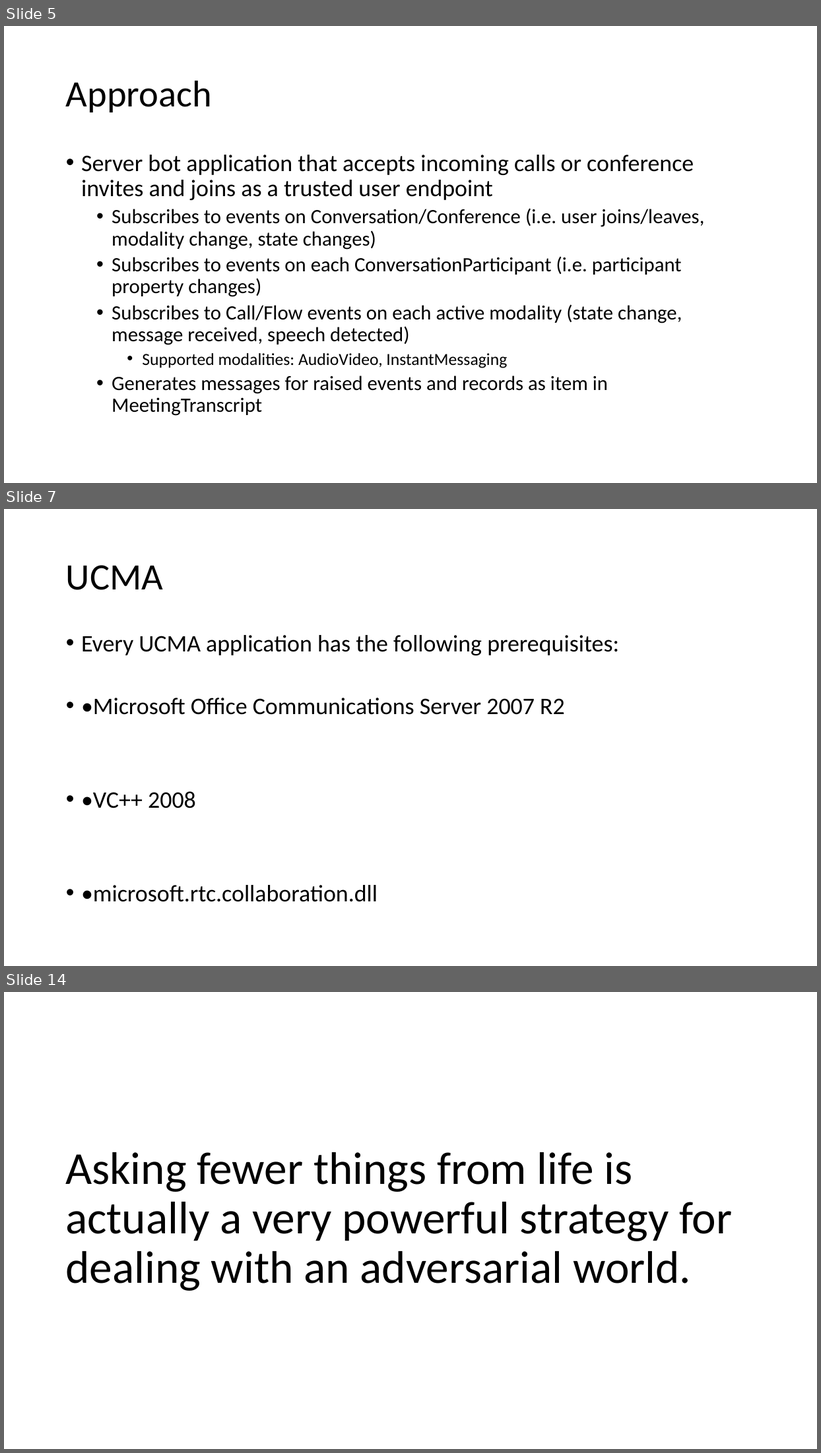
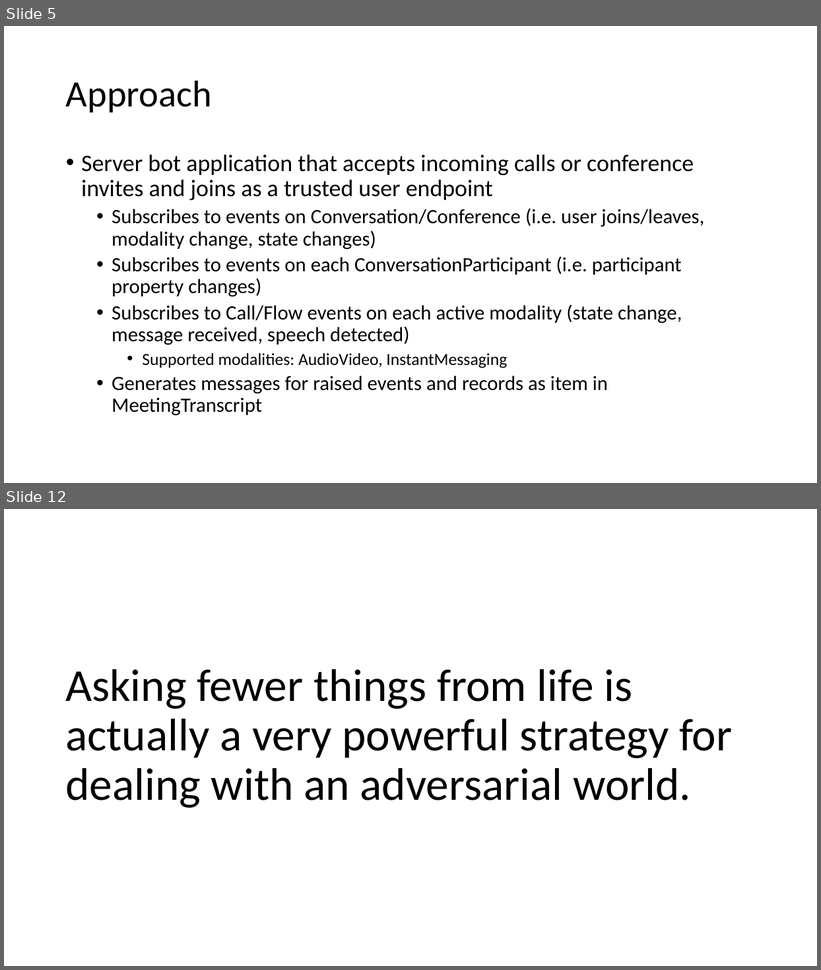
Before and after one commit to saluber/LyncMeetingTranscript, a slide deck: LyncMeetingTranscript.pptx. Shown one above the other, each under a label of ours: slides 5, 7 and 14 before the commit, slides 5 and 12 after it; the slides between them are not shown. The pictures are 821x1453 and 821x970 pixels, drawn with LibreOffice and Linux fonts; fonts in the diff are those of the drawing. Boxes give left, top, right and bottom in pixels: in the first picture for what was removed or moved away, otherwise in the second. Text is boxed around its words. In the diff, an @@ line names an element or a change of style, - is before the commit and + after.

```diff
--- a/LyncMeetingTranscript.pptx
+++ b/LyncMeetingTranscript.pptx
@@ slide 7 removed at box(4, 509, 817, 966), background #FFFFFF @@
@@ title removed at box(66, 565, 163, 590) @@
-UCMA
@@ text removed at box(81, 635, 619, 902) @@
-• Every UCMA application has the following prerequisites:
-• •Microsoft Office Communications Server 2007 R2
-• •VC++ 2008
-• •microsoft.rtc.collaboration.dll
@@ what was slide 14 is now slide 12 @@
```
Also in this commit, not shown: 6 slides changed, 5 slides added, 4 other slides removed, 6 other files.
